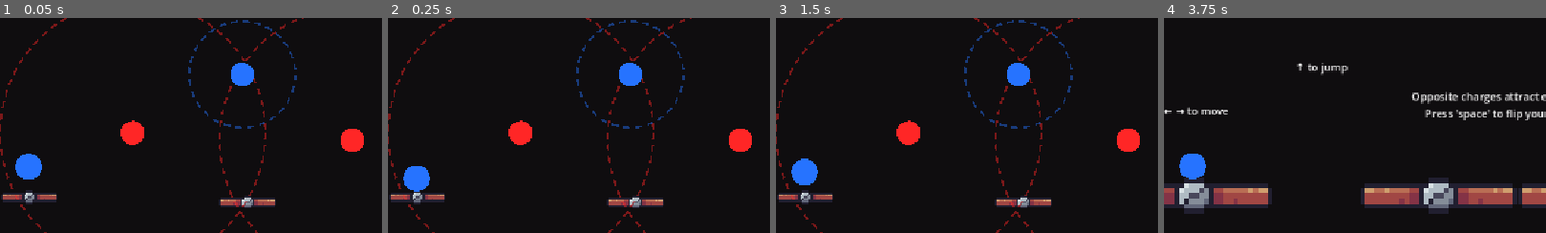
Above: before the commit, frames 1-4 (left to right).
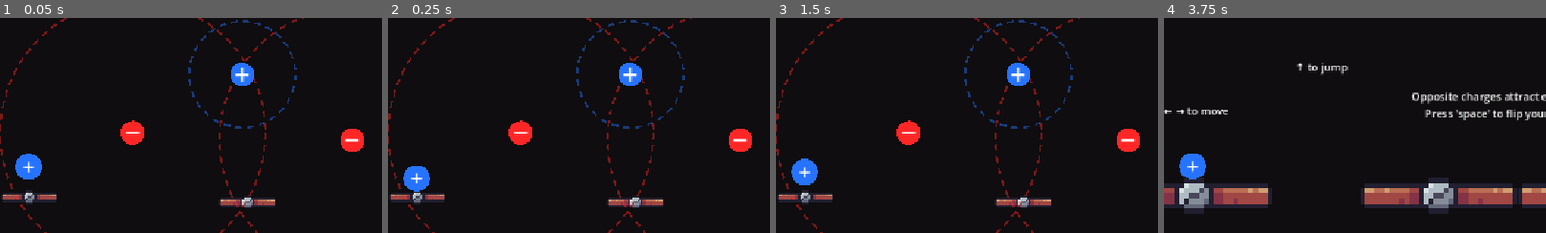
Above: after the commit, the same moments.

Repository: e-neuf/summer-summit-game-jam
Game: Godot game, scene res://levels/Level0.tscn
Same seed, same stepped clock (60 frames per second), same inputs: the game is played once before the commit and once after it. This scene is started directly instead of the project's main scene. The engine's default icon, where the game draws it, is replaced by a stand-in: a white triangle on a blue panel in a dark square. Sound files missing from this copy of the repository are replaced by a short silence.
Inputs:
- Up to frame 1 (0.05 s): no input
- Up to frame 2 (0.25 s): no input
- Up to frame 3 (1.5 s): click "RESTART" at 0.5 s; click "RESTART" at 1.25 s
- Up to frame 4 (3.75 s): click "RESTART" at 2 s; click "MAIN MENU" at 2.75 s; click "PLAY" at 3.5 s
The pictures show only the part of the screen within x 46-96%, y 45-95%; the shares and areas given below are measured in that part.

The runs differ from the first frame. In frame 1, 0.3% of the frame differs, in the area x 6-95%, y 23-72%; in frame 2, 0.3%; in frame 3, 0.3%, in the area x 6-95%, y 23-75%; in frame 4, less than 0.1%.

Commit message:
make signs visible - thx aeris

Diff:
--- a/objects/magnetic_pole.tscn
+++ b/objects/magnetic_pole.tscn
@@ -13,17 +13,19 @@
 shape = SubResource("CircleShape2D_sljen")
 debug_color = Color(0.15, 0.45, 1, 1)
 
-[node name="Label" type="Label" parent="." unique_id=1395179059]
-offset_left = -20.0
-offset_top = -14.0
-offset_right = 20.0
-offset_bottom = 14.0
-horizontal_alignment = 1
-vertical_alignment = 1
-
 [node name="Sprite2D" type="Sprite2D" parent="." unique_id=1728252159]
 visible = false
 texture = ExtResource("2_r5wxy")
+
+[node name="Label" type="Label" parent="." unique_id=1395179059]
+offset_left = -23.0
+offset_top = -56.0
+offset_right = 23.0
+offset_bottom = 54.0
+theme_override_font_sizes/font_size = 42
+text = "+"
+horizontal_alignment = 1
+vertical_alignment = 1
 
 [connection signal="body_entered" from="." to="." method="_on_body_entered"]
 [connection signal="body_exited" from="." to="." method="_on_body_exited"]
--- a/objects/main_character.tscn
+++ b/objects/main_character.tscn
@@ -29,9 +29,11 @@
 debug_color = Color(0.15, 0.45, 1, 1)
 
 [node name="Label" type="Label" parent="." unique_id=874258352]
-offset_left = -16.0
-offset_top = -15.0
-offset_right = 24.0
-offset_bottom = 13.0
+offset_left = -20.0
+offset_top = -24.0
+offset_right = 20.0
+offset_bottom = 21.0
+theme_override_font_sizes/font_size = 32
+text = "+"
 horizontal_alignment = 1
 vertical_alignment = 1
--- a/scripts/magnetic_pole.gd
+++ b/scripts/magnetic_pole.gd
@@ -31,7 +31,6 @@
 func _ready() -> void:
 	add_to_group("magnets")
 	$Label.text = "+" if polarity > 0 else "−"
-	$Label.modulate = _get_color()
 	self.input_event.connect(_on_self_clicked)
 	Global.Player_Registered.connect(on_player_registered)
 
--- a/scripts/main_character.gd
+++ b/scripts/main_character.gd
@@ -55,11 +55,10 @@
 
 func _draw() -> void:
 	draw_circle(Vector2.ZERO, BODY_RADIUS, _get_color())
+	$Label.text = "+" if polarity > 0 else "−"
 
 
 func _update_visual() -> void:
-	$Label.text = "+" if polarity > 0 else "−"
-	$Label.modulate = _get_color()
 	queue_redraw()
 
 
